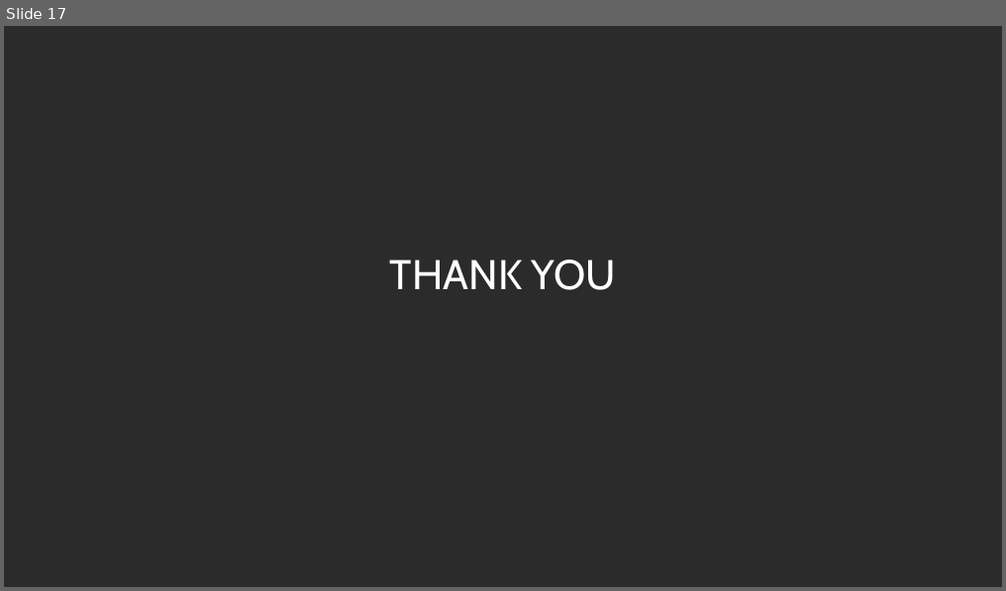
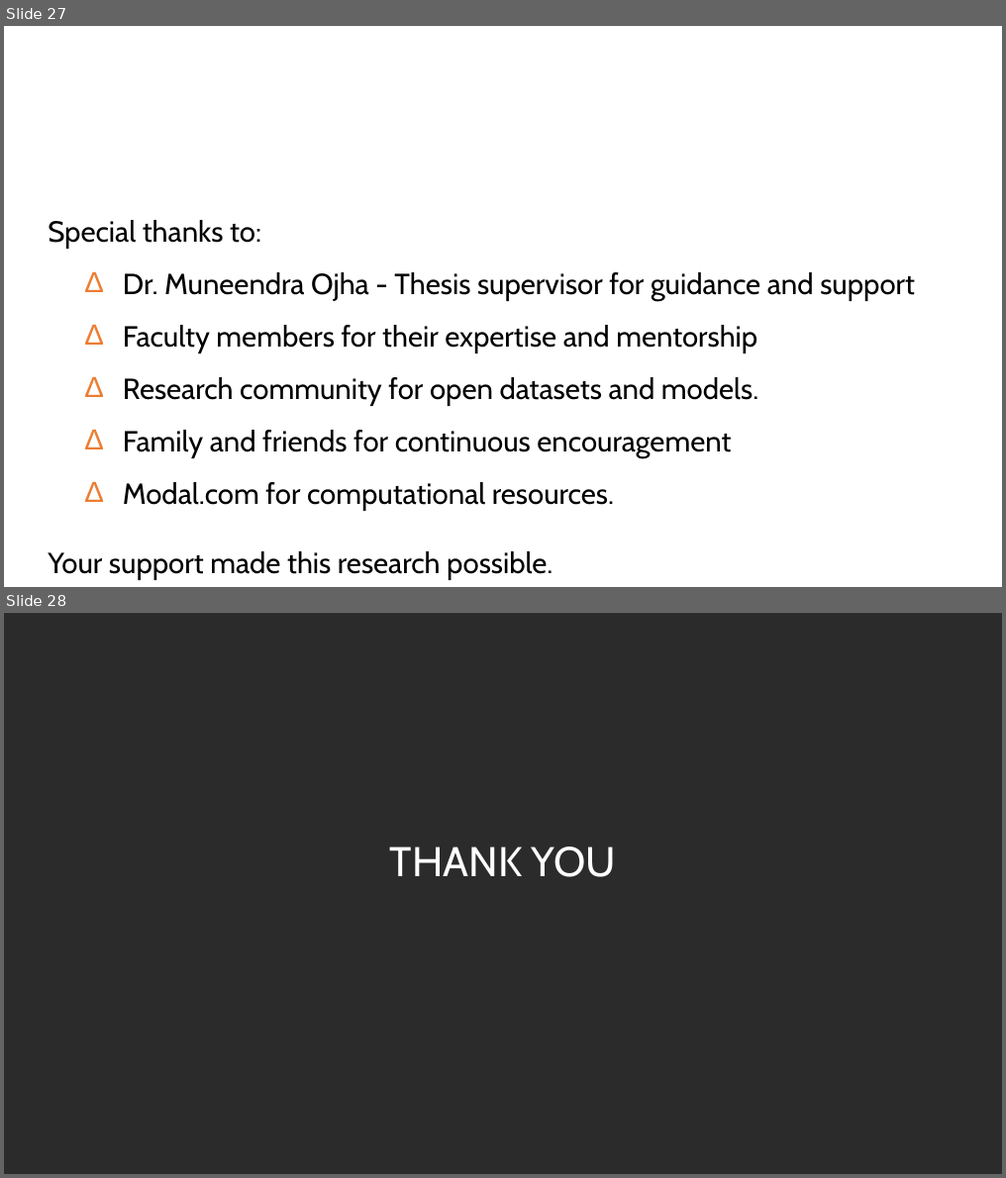
Before and after one commit to skfrost19/cross-encoder-modal, a slide deck: cross_encoder/thesis/Thesis_presentation.pptx. Shown one above the other, each under a label of ours: slide 17 before the commit, slides 27 and 28 after it. The pictures are 1006x591 and 1006x1178 pixels, drawn with LibreOffice and Linux fonts; fonts in the diff are those of the drawing; background and template pictures are left out; a plain dark background stands for a picture behind light text. Boxes give left, top, right and bottom in pixels: in the first picture for what was removed or moved away, otherwise in the second. Text is boxed around its words. In the diff, an @@ line names an element or a change of style, - is before the commit and + after.

Commit message:
Add thesis presentation and update frontmatter to remove outdated plag report and main documents

```diff
--- a/cross_encoder/thesis/Thesis_presentation.pptx
+++ b/cross_encoder/thesis/Thesis_presentation.pptx
@@ slide 27 added at <box>4,26,1002,587</box>, background #FFFFFF @@
@@ title added at <box>70,63,936,142</box>, 40 pt, text #FFFFFF @@
+Acknowledgements
@@ text added at <box>48,220,915,580</box>, 28 pt, text #000000 @@
+Special thanks to:
+  ∆ Dr. Muneendra Ojha - Thesis supervisor for guidance and support
+  ∆ Faculty members for their expertise and mentorship
+  ∆ Research community for open datasets and models.
+  ∆ Family and friends for continuous encouragement
+  ∆ Modal.com for computational resources.
+Your support made this research possible.
@@ what was slide 17 is now slide 28 @@
```
Also in this commit, not shown: 15 slides changed, 10 other slides added, 3 other files.
